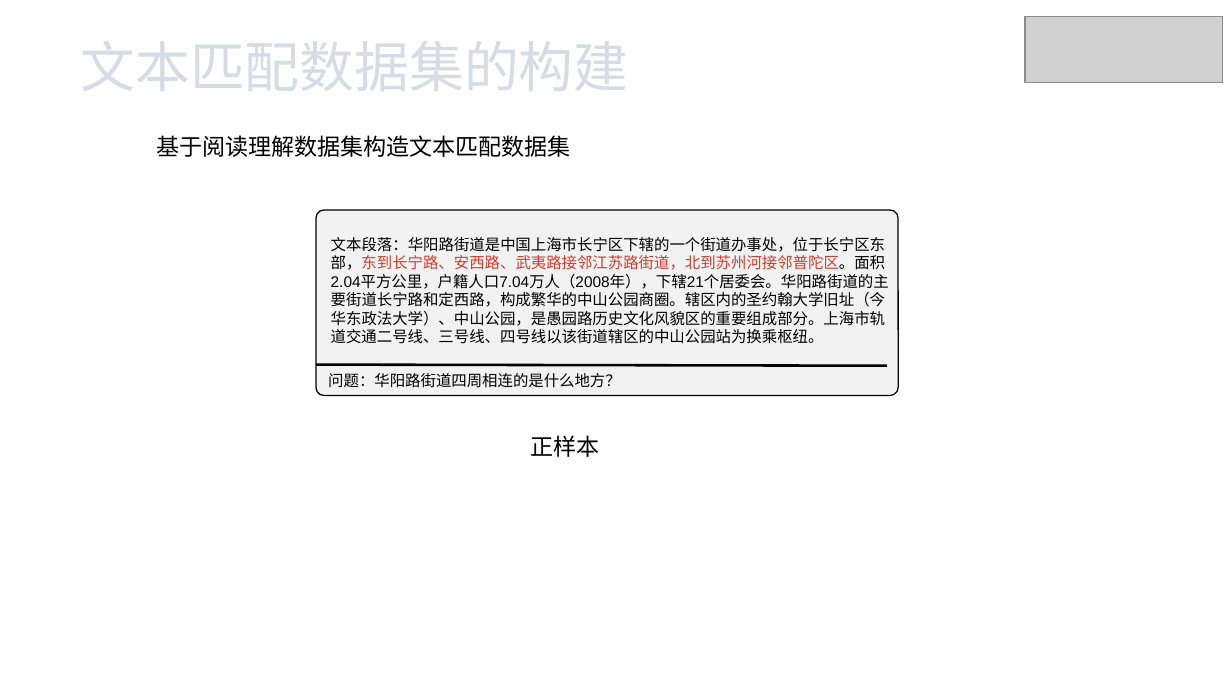
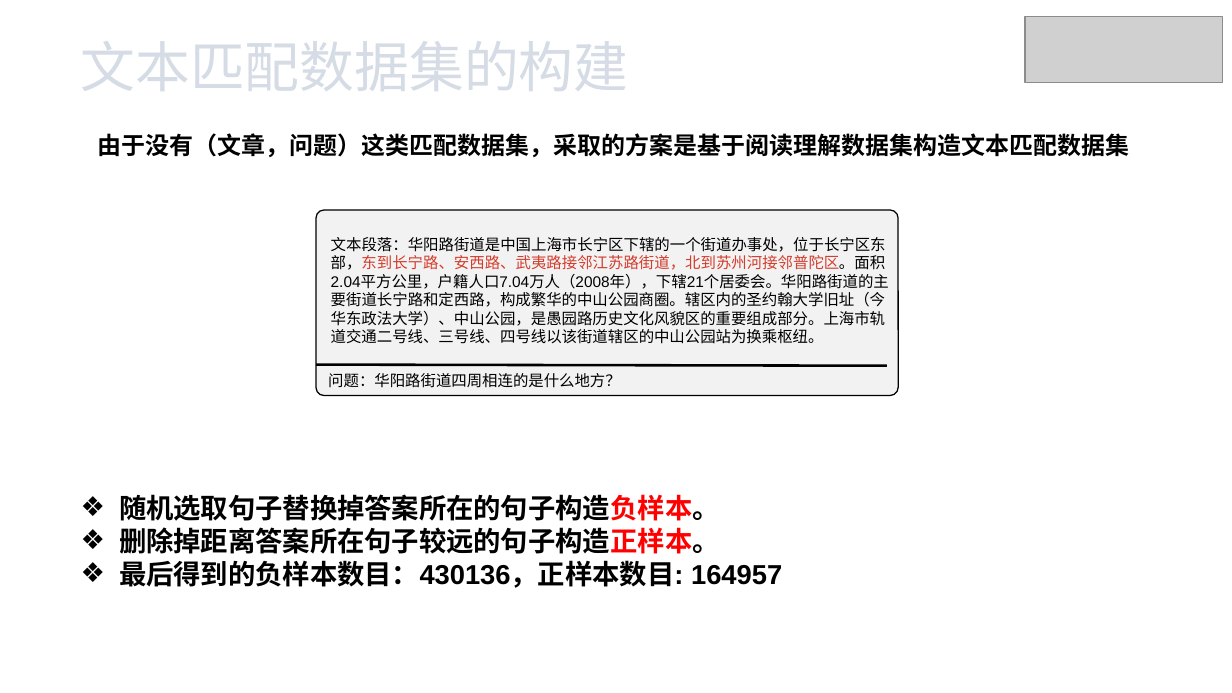
Before and after one commit to xhsun1997/ChineseMRC, a slide deck: slide 17 of 孙相会.pptx (slide 20 before the commit). Drawn at 1232x693 pixels with LibreOffice and Linux fonts; fonts in the diff are those of the drawing; grey boxes stand for pictures. Boxes give left, top, right and bottom in pixels: in the first picture for what was removed or moved away, otherwise in the second. Text is boxed around its words. In the diff, an @@ line names an element or a change of style, - is before the commit and + after.

```diff
--- a/孙相会.pptx
+++ b/孙相会.pptx
@@ text at <box>98,133,1130,157</box>: text changed; size 13.5 to 14 pt; bold on @@
-基于阅读理解数据集构造文本匹配数据集
+由于没有（文章，问题）这类匹配数据集，采取的方案是基于阅读理解数据集构造文本匹配数据集
@@ text removed at <box>530,435,599,457</box> @@
-正样本
@@ text added at <box>119,494,782,588</box>, 16 pt, text #000000, bold @@
+❖ 随机选取句子替换掉答案所在的句子构造负样本。
+❖ 删除掉距离答案所在句子较远的句子构造正样本。
+❖ 最后得到的负样本数目：430136，正样本数目: 164957
```
Also in this commit, not shown: 7 other slides changed, 1 slide added, 6 slides removed.
